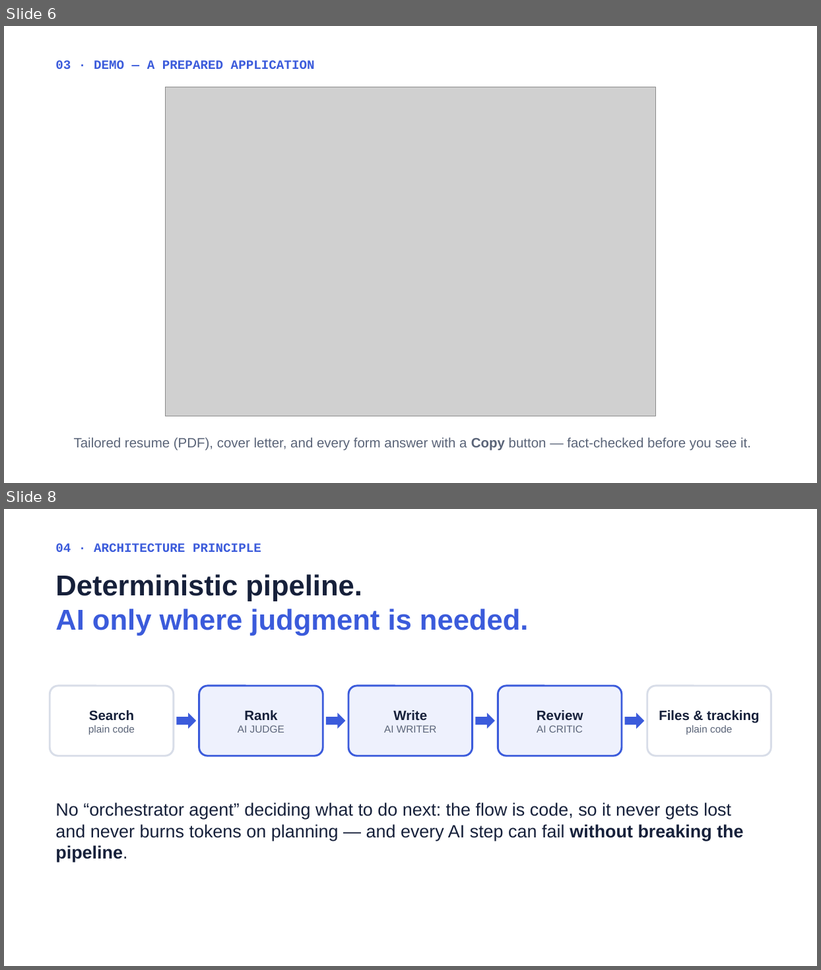
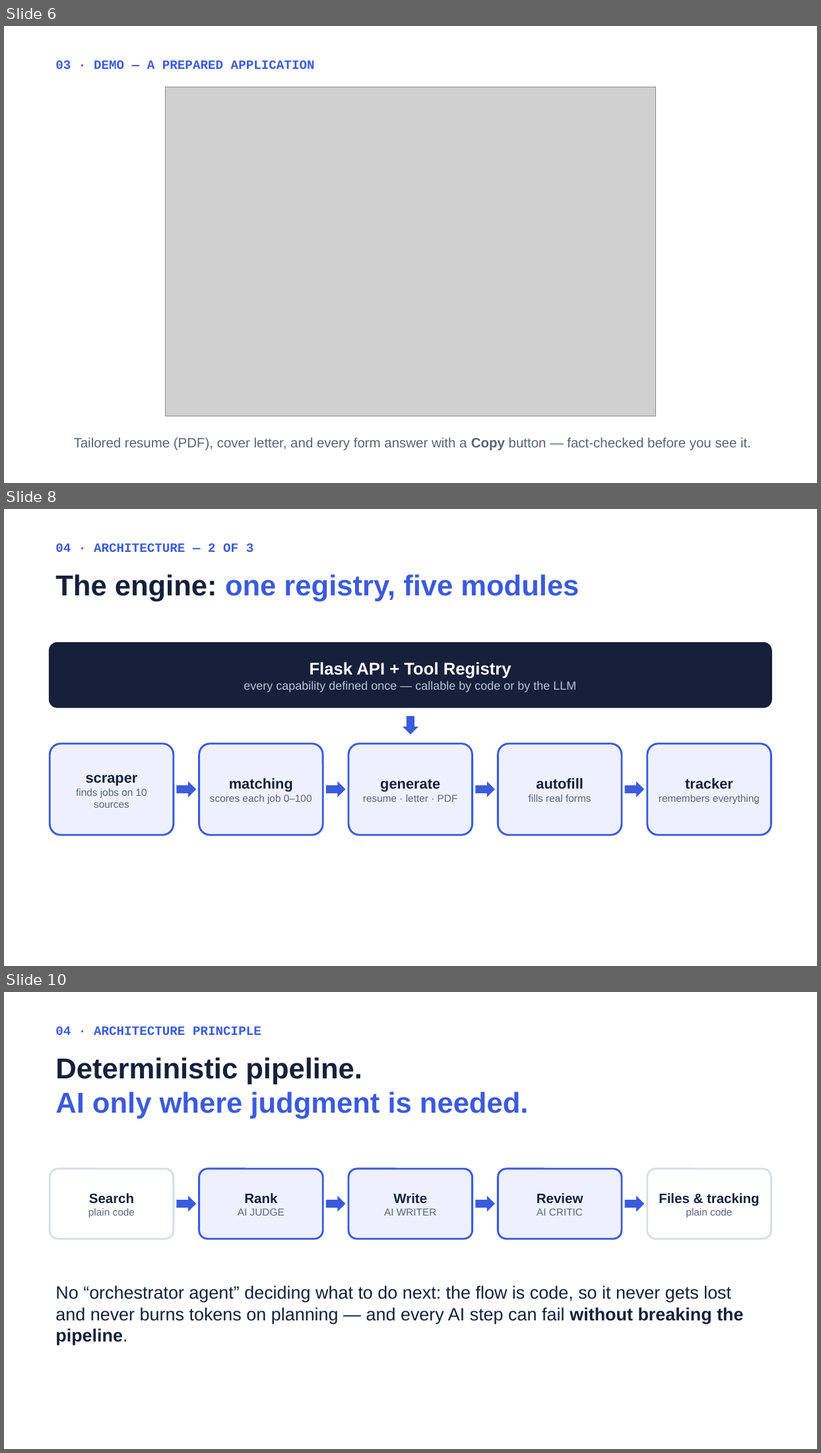
Before and after one commit to DavidZeff1/agent, a slide deck: presentation/Job Agent Presentation.pptx. Shown one above the other, each under a label of ours: slides 6 and 8 before the commit, slides 6, 8 and 10 after it; the slides between them are not shown. The pictures are 821x970 and 821x1453 pixels, drawn with LibreOffice and Linux fonts; fonts in the diff are those of the drawing; grey boxes stand for pictures. Boxes give left, top, right and bottom in pixels: in the first picture for what was removed or moved away, otherwise in the second. Text is boxed around its words. In the diff, an @@ line names an element or a change of style, - is before the commit and + after.

```diff
--- a/presentation/Job Agent Presentation.pptx
+++ b/presentation/Job Agent Presentation.pptx
@@ slide 8 added at bbox=[4, 509, 817, 966], background #FFFFFF @@
@@ text added at bbox=[55, 543, 254, 552], 15 pt, text #3B5BDB, bold @@
+04 · ARCHITECTURE — 2 OF 3
@@ text added at bbox=[55, 574, 579, 601], 34 pt, text #3B5BDB, bold @@
+The engine: one registry, five modules
@@ rounded rectangle added at bbox=[50, 643, 772, 707], fill #16203A, outline #16203A 2.25 pt, 14 pt, text #B9C2D8 @@
+Flask API + Tool Registry
+every capability defined once — callable by code or by the LLM
@@ down arrow added at bbox=[403, 716, 418, 735], fill #3B5BDB @@
@@ rounded rectangle added at bbox=[50, 744, 174, 835], fill #EEF1FD, outline #3B5BDB 2.25 pt, 12 pt, text #5A6478 @@
+scraper
+finds jobs on 10 sources
@@ rounded rectangle added at bbox=[199, 744, 323, 835], fill #EEF1FD, outline #3B5BDB 2.25 pt, 12 pt, text #5A6478 @@
+matching
+scores each job 0–100
@@ rounded rectangle added at bbox=[349, 744, 473, 835], fill #EEF1FD, outline #3B5BDB 2.25 pt, 12 pt, text #5A6478 @@
+generate
+resume · letter · PDF
@@ rounded rectangle added at bbox=[498, 744, 622, 835], fill #EEF1FD, outline #3B5BDB 2.25 pt, 12 pt, text #5A6478 @@
+autofill
+fills real forms
@@ rounded rectangle added at bbox=[648, 744, 772, 835], fill #EEF1FD, outline #3B5BDB 2.25 pt, 12 pt, text #5A6478 @@
+tracker
+remembers everything
@@ right arrow added at bbox=[177, 782, 196, 797], fill #3B5BDB @@
@@ right arrow added at bbox=[326, 782, 346, 797], fill #3B5BDB @@
@@ right arrow added at bbox=[475, 782, 495, 797], fill #3B5BDB @@
@@ right arrow added at bbox=[625, 782, 644, 797], fill #3B5BDB @@
@@ what was slide 8 is now slide 10 @@
```
Also in this commit, not shown: 6 slides changed, 8 other slides added, 1 slide removed, 2 other files.
